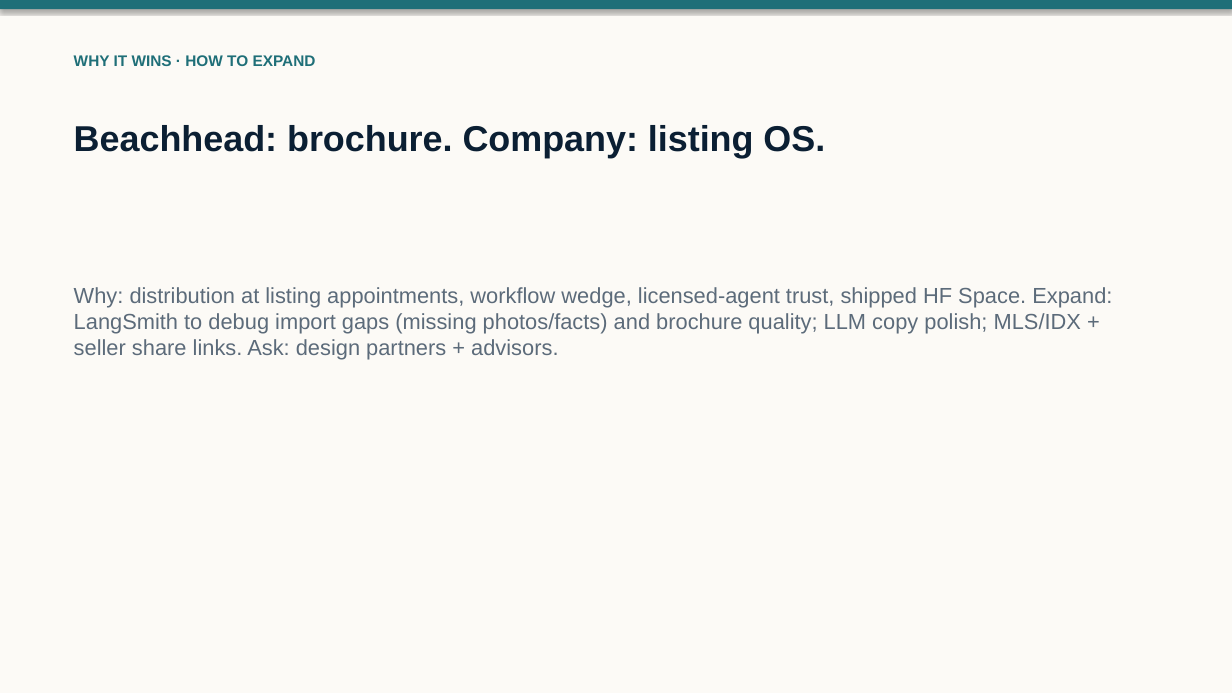
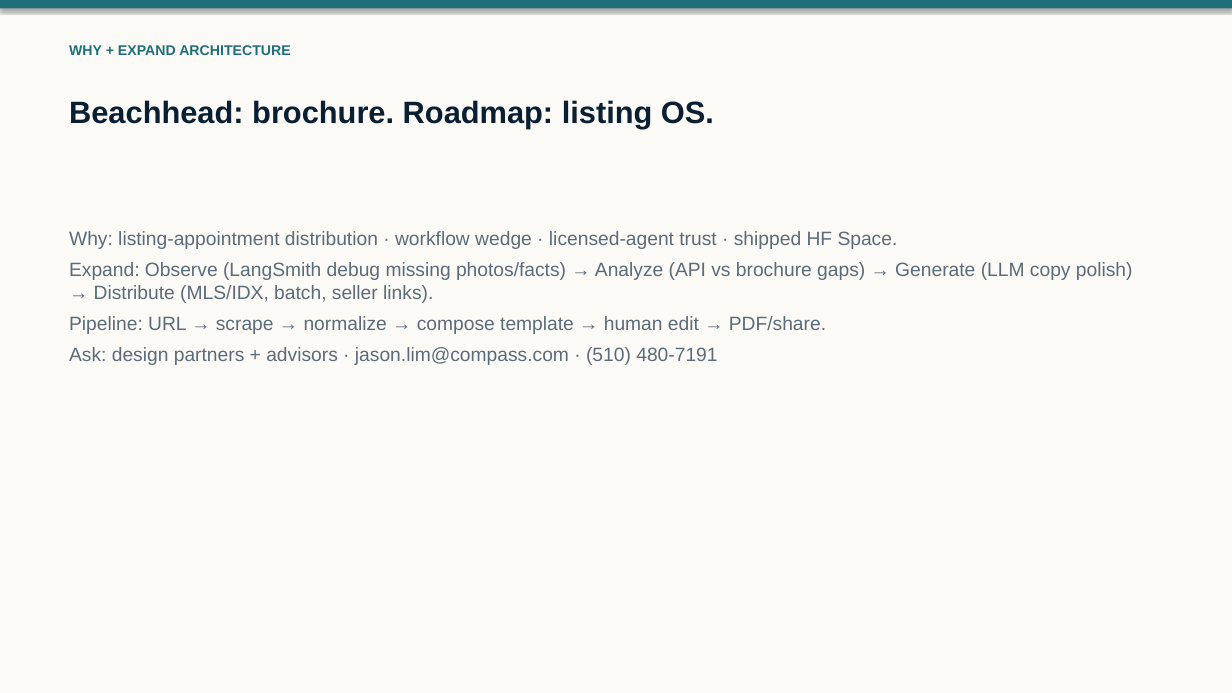
Before and after one commit to jhhlim/LLMFundamentals, a slide deck: slide 3 of Jason_Lim_Project_Notes_Demo_10min_VC_Pitch.pptx. Drawn at 1232x693 pixels with LibreOffice and Linux fonts; fonts in the diff are those of the drawing. Boxes give left, top, right and bottom in pixels: in the first picture for what was removed or moved away, otherwise in the second. Text is boxed around its words. In the diff, an @@ line names an element or a change of style, - is before the commit and + after.

```diff
--- a/Jason_Lim_Project_Notes_Demo_10min_VC_Pitch.pptx
+++ b/Jason_Lim_Project_Notes_Demo_10min_VC_Pitch.pptx
@@ text at (x1=69, y1=45, x2=291, y2=55): text changed; size 12 to 11 pt @@
-WHY IT WINS · HOW TO EXPAND
+WHY + EXPAND ARCHITECTURE
@@ text at (x1=69, y1=100, x2=714, y2=128): text changed; size 28 to 24 pt @@
-Beachhead: brochure. Company: listing OS.
+Beachhead: brochure. Roadmap: listing OS.
@@ text at (x1=69, y1=231, x2=1133, y2=365): text changed; size 17 to 15 pt @@
-Why: distribution at listing appointments, workflow wedge, licensed-agent trust, shipped HF Space. Expand: LangSmith to debug import gaps (missing photos/facts) and brochure quality; LLM copy polish; MLS/IDX + seller share links. Ask: design partners + advisors.
+Why: listing-appointment distribution · workflow wedge · licensed-agent trust · shipped HF Space.
+Expand: Observe (LangSmith debug missing photos/facts) → Analyze (API vs brochure gaps) → Generate (LLM copy polish) → Distribute (MLS/IDX, batch, seller links).
+Pipeline: URL → scrape → normalize → compose template → human edit → PDF/share.
+Ask: design partners + advisors · jason.lim@compass.com · (510) 480-7191
```
Also in this commit, not shown: 3 other slides changed, 3 other files.
